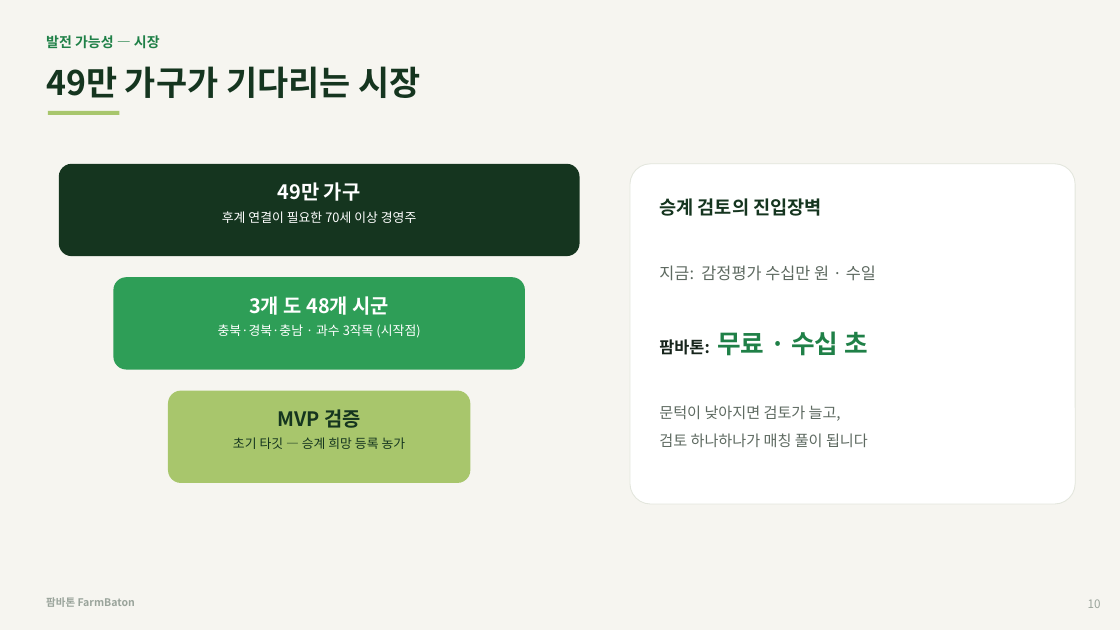
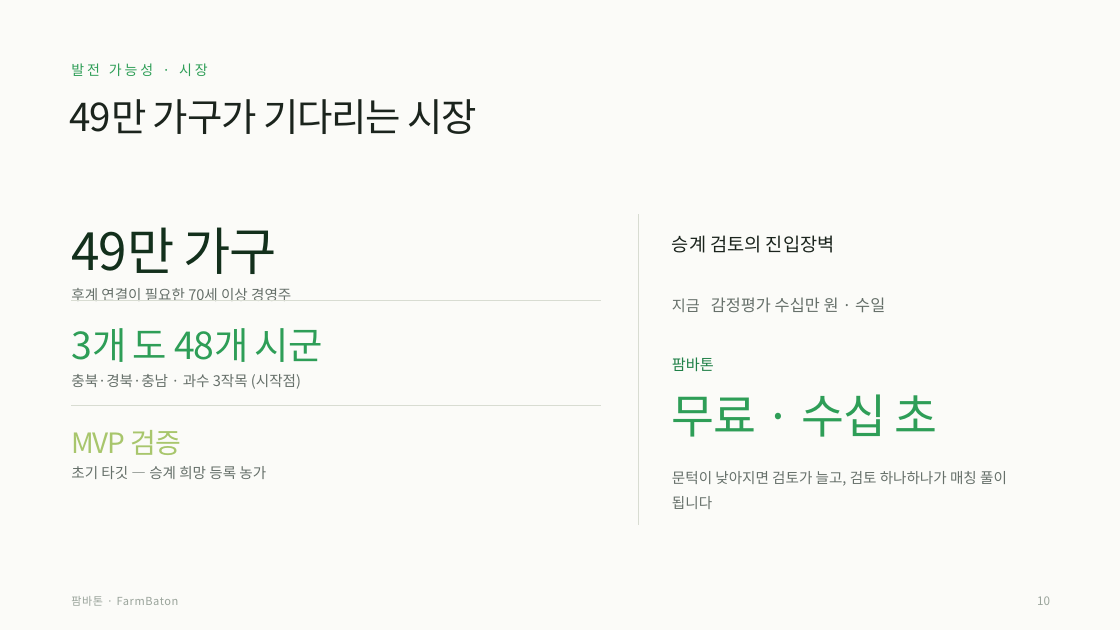
Before and after one commit to wjdgnsdl213/FarmBaton, a slide deck: slide 10 of docs/발표_슬라이드.pptx. Drawn at 1120x630 pixels with LibreOffice and Linux fonts; fonts in the diff are those of the drawing. Boxes give left, top, right and bottom in pixels: in the first picture for what was removed or moved away, otherwise in the second. Text is boxed around its words. In the diff, an @@ line names an element or a change of style, - is before the commit and + after.

```diff
--- a/docs/발표_슬라이드.pptx
+++ b/docs/발표_슬라이드.pptx
@@ rectangle at box(0, 0, 1120, 630): fill #F6F5F0 to #FBFBF8 @@
@@ text "49만 가구가 기다리는 시장": place and size @@
-text "49만 가구가 기다리는 시장" at box(46, 66, 420, 98)
+text "49만 가구가 기다리는 시장" at box(70, 99, 478, 134)
@@ text "49만 가구가 기다리는 시장" at box(70, 99, 478, 134): size 29 to 33 pt, text colour #15351F to #1B241D, letter spacing 0 to -1 pt, bold off; line spacing 1.12 to 1.08 @@
@@ text at box(71, 63, 208, 76): text changed; text colour #1F8047 to #2E9E57; bold off @@
-발전 가능성 — 시장
+발전 가능성 · 시장
@@ rectangle removed at box(48, 111, 119, 115) @@
@@ rounded rectangle removed at box(59, 164, 580, 256) @@
@@ rounded rectangle removed at box(630, 164, 1075, 504) @@
@@ text at box(659, 198, 876, 356): paragraphs removed @@
-승계 검토의 진입장벽
-지금: 감정평가 수십만 원 · 수일
-팜바톤: 무료 · 수십 초
@@ text "49만 가구": place and size @@
-text "49만 가구" at box(222, 182, 416, 223)
+text "49만 가구" at box(71, 227, 291, 300)
@@ text "49만 가구" at box(71, 227, 291, 300): size 17 to 44 pt, text colour #FFFFFF to #13301C, letter spacing 0 to -1 pt, bold off in "49만 가구"; size 11 to 12.5 pt, text colour #FFFFFF to #66706A in "후계 연결이 필요한 70세 이상 경영주"; alignment centre to left; line spacing 1.12 to 1.15; less space between paragraphs @@
@@ elbow line added from (639, 214) to (639, 525), #D8DCD2 1 pt @@
@@ text added at box(672, 235, 835, 253), 16 pt, text #1B241D @@
+승계 검토의 진입장벽
@@ rounded rectangle removed at box(113, 277, 525, 370) @@
@@ text added at box(672, 297, 885, 313), 14 pt, text #66706A @@
+지금 감정평가 수십만 원 · 수일
@@ text "3개 도 48개 시군": place and size @@
-text "3개 도 48개 시군" at box(218, 296, 420, 338)
+text "3개 도 48개 시군" at box(71, 328, 323, 389)
@@ text "3개 도 48개 시군" at box(71, 328, 323, 389): size 17 to 32 pt, text colour #FFFFFF to #2E9E57, letter spacing 0 to -1 pt, bold off in "3개 도 48개 시군"; size 11 to 12.5 pt, text colour #FFFFFF to #66706A in "충북·경북·충남 · 과수 3작목 (시작점)"; alignment centre to left; line spacing 1.12 to 1.15; less space between paragraphs @@
@@ elbow line added from (71, 301) to (601, 301), #D8DCD2 0.75 pt @@
@@ text added at box(672, 357, 937, 437), 40 pt, text #2E9E57 @@
+팜바톤
+무료 · 수십 초
@@ elbow line added from (71, 406) to (601, 406), #D8DCD2 0.75 pt @@
@@ rounded rectangle removed at box(168, 391, 471, 483) @@
@@ text "MVP 검증": place and size @@
-text "MVP 검증" at box(233, 409, 406, 449)
+text "MVP 검증" at box(71, 430, 266, 479)
@@ text "MVP 검증" at box(71, 430, 266, 479): size 17 to 24 pt, text colour #15351F to #A8C66C, letter spacing 0 to -1 pt, bold off in "MVP 검증"; size 11 to 12.5 pt, text colour #15351F to #66706A in "초기 타깃 — 승계 희망 등록 농가"; alignment centre to left; line spacing 1.12 to 1.15; less space between paragraphs @@
@@ text "문턱이 낮아지면 검토가 늘고, 검토 ...": place and size @@
-text "문턱이 낮아지면 검토가 늘고, 검토 ..." at box(659, 198, 876, 447)
+text "문턱이 낮아지면 검토가 늘고, 검토 ..." at box(672, 471, 1007, 509)
@@ text "문턱이 낮아지면 검토가 늘고, 검토 ..." at box(672, 471, 1007, 509): size 13 to 12.5 pt, text colour #5E6A61 to #66706A; line spacing 1.12 to 1.4; less space between paragraphs @@
@@ text at box(71, 596, 179, 606): text changed; size 9 to 9.5 pt; bold off @@
-팜바톤 FarmBaton
+팜바톤 · FarmBaton
@@ text "10": place and size @@
-text "10" at box(1088, 599, 1101, 608)
+text "10" at box(1037, 596, 1050, 605)
@@ text "10" at box(1037, 596, 1050, 605): line spacing 1.12 to 1.08 @@
```
Also in this commit, not shown: 11 other slides changed, 6 other files.
